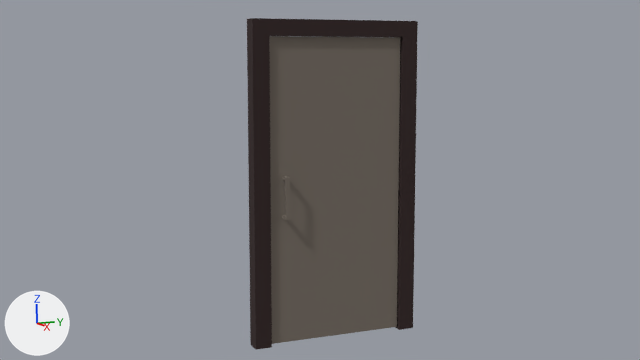
Two versions of the Blender file Art/Blender/selinay assets/kapi_2.blend, one commit apart.
Both versions are drawn from the file's camera 'Camera'. The axes (+X, +Y, +Z) are drawn at lower left. The lights are the same throughout.
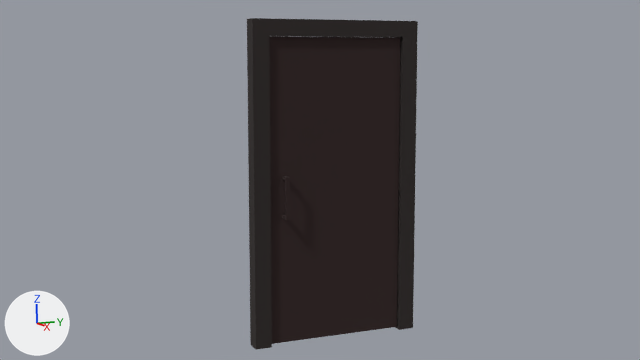
Changed parts and their boxes (x1, y1, x2, y2) in the pictures (640 x 360 px):
'Cube.002', recoloured: (269, 36, 400, 344) in both

The change, as a diff of the scene's bpy script:
```diff
--- a/Art/Blender/selinay assets/kapi_2.blend.py
+++ b/Art/Blender/selinay assets/kapi_2.blend.py
@@ mat_material_004 @@
 n0 = _N.new('ShaderNodeBsdfPrincipled'); n0.name = 'Principled BSDF'
+n0.inputs[0].default_value = (0.0313, 0.0155, 0.0152, 1.0)  # 'Base Color', brown #312121
 n0.inputs[2].default_value = 1.0  # 'Roughness'
 n1 = _N.new('ShaderNodeOutputMaterial'); n1.name = 'Material Output'
-n2 = _N.new('ShaderNodeValToRGB'); n2.name = 'Color Ramp'
-while len(n2.color_ramp.elements) > 1: n2.color_ramp.elements.remove(n2.color_ramp.elements[-1])
-n2.color_ramp.elements[0].position = 0.385; n2.color_ramp.elements[0].color = (0.0264, 0.00882, 0.00804, 1.0)
-_e = n2.color_ramp.elements.new(0.895); _e.color = (0.767, 0.69, 0.569, 1.0)
 _L.new(n0.outputs[0], n1.inputs[0])  # 'BSDF' to 'Surface'
-_L.new(n2.outputs[0], n0.inputs[0])  # 'Color' to 'Base Color'
```
